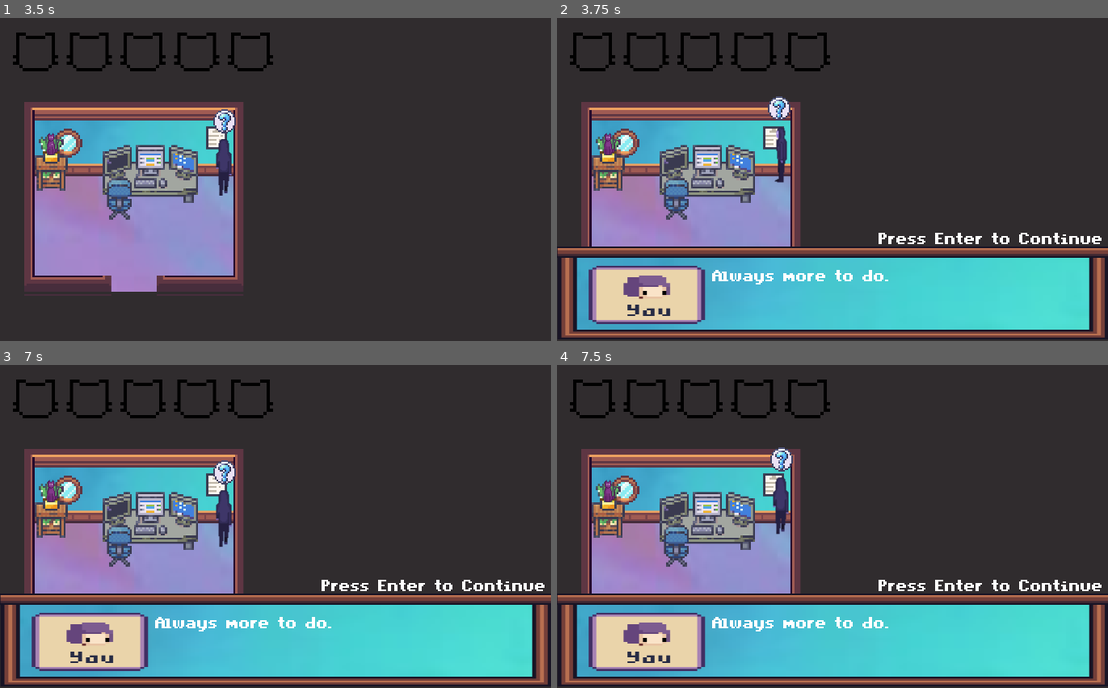
Above: before the commit, frames 1-4 (two rows, left to right).
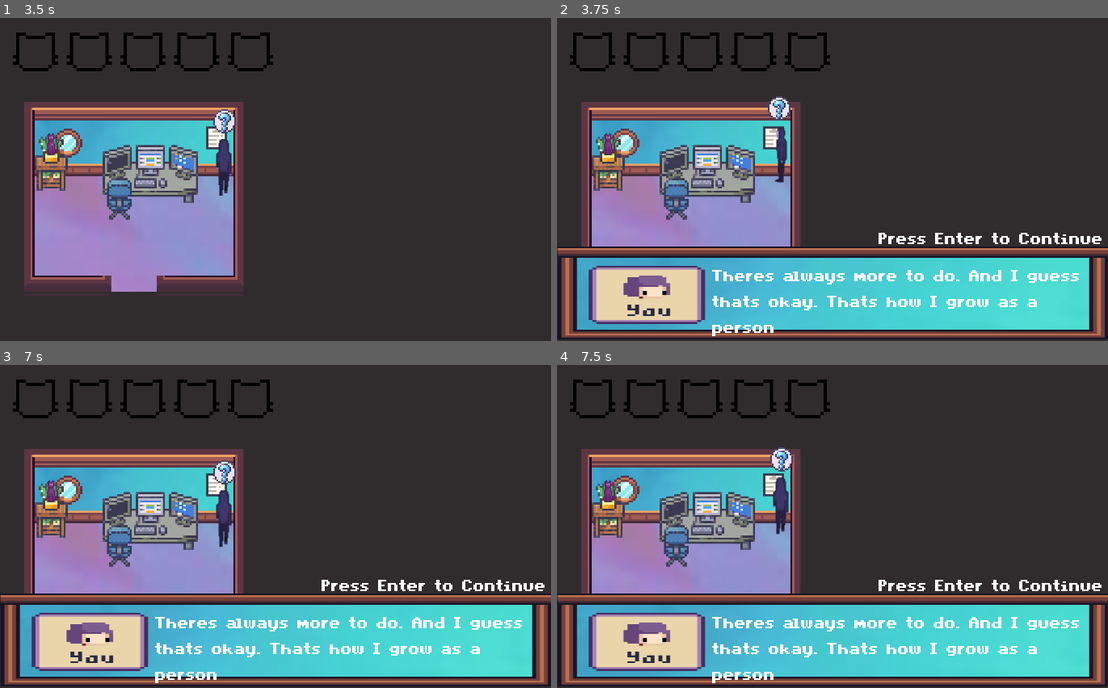
Above: after the commit, the same moments.

Repository: JayTheDaniels/The-Astral-Project
Game: Godot game, scene res://Src/Levels/AstralOffice.tscn
Two runs of this game, one before a commit and one after it. Both use one fixed random seed, a clock stepped at 60 frames per second and the inputs below. This scene is started directly instead of the project's main scene.
Inputs:
- Up to frame 1 (3.5 s): tap Enter (accept) at 0.5, 1.35 s; hold D (right) 0.53-1.28 s; tap Space (interact) at 0.6, 1.55, 2.3, 3.05 s; hold Down (down) 1.28-2.03 s; hold D (right) 2.03-2.78 s; tap C (choice C) at 2.1 s; hold W (up) from 2.78 s (still down); tap X (choice X) at 2.85 s
- Up to frame 2 (3.75 s): release W (up) at 3.53 s; hold Left (left) from 3.53 s (still down); tap Space (interact) at 3.6 s
- Up to frame 3 (7 s): tap Enter (accept) at 4.25, 5, 5.1, 5.75, 6.5 s; tap Space (interact) at 4.35, 5.3, 6.05, 6.8 s; release Left (left) at 5.03 s; hold Down (down) 5.03-5.78 s; hold D (right) 5.78-6.53 s; tap C (choice C) at 5.85 s; hold W (up) from 6.53 s (still down); tap X (choice X) at 6.6 s
- Up to frame 4 (7.5 s): tap Enter (accept) at 7.25 s; release W (up) at 7.28 s; hold D (right) from 7.28 s (still down); tap Space (interact) at 7.35 s

Frame 1 is identical in both runs. In frame 2, 1.7% of the frame differs, in the area x 28-95%, y 78-99%; in frame 3, 1.7%; in frame 4, 1.7%.

Commit message:
Final Fixes

Diff:
--- a/Src/Code/Leela.gd
+++ b/Src/Code/Leela.gd
@@ -144,7 +144,7 @@
 		interaction_Counter = 1
 	if interaction_Counter == 1:
 		if Global.scavengerHuntStage == 6:
-			dialogue.dialogue = "You're getting better at this human. The mirror will take you home now."
+			dialogue.dialogue = "You're getting better at this human. Reflect on your life once more to get back home."
 			Global.completed_puzzles = Global.completed_puzzles + 1
 			get_tree().get_root().get_node("/root/AstralOffice/Mirror").set_script(portal)
 			Global.scavengerHuntStage = 7
--- a/Src/Levels/AstralOffice.tscn
+++ b/Src/Levels/AstralOffice.tscn
@@ -52,7 +52,7 @@
 scale = Vector2( 2, 1.5 )
 InteractText = "Always more work than
 there is time to do it in."
-ScavengerHuntText = "I guess this place still gets wifi."
+ScavengerHuntText = "I need to stop procrastinating on the important things that I have to do. Like reaching out to my family and friends, especially during these times. Leela nods at your revalation."
 
 [node name="Mirror" parent="." instance=ExtResource( 5 )]
 position = Vector2( 58, 74 )
@@ -66,6 +66,6 @@
 
 [node name="TodoList" parent="." instance=ExtResource( 5 )]
 position = Vector2( 136, 72 )
-InteractText = "Always more to do."
+InteractText = "There’s always more to do. And I guess that’s okay. That’s how I grow as a person"
 
 [node name="AstralTransition" parent="." instance=ExtResource( 7 )]
Not shown, removed: .mono/metadata/ide_messaging_meta.txt
Not shown, changed: Build/AstralProject.zip
Not shown, changed: Build/TheAstralProject.zip
Not shown, changed: Build/index.pck
